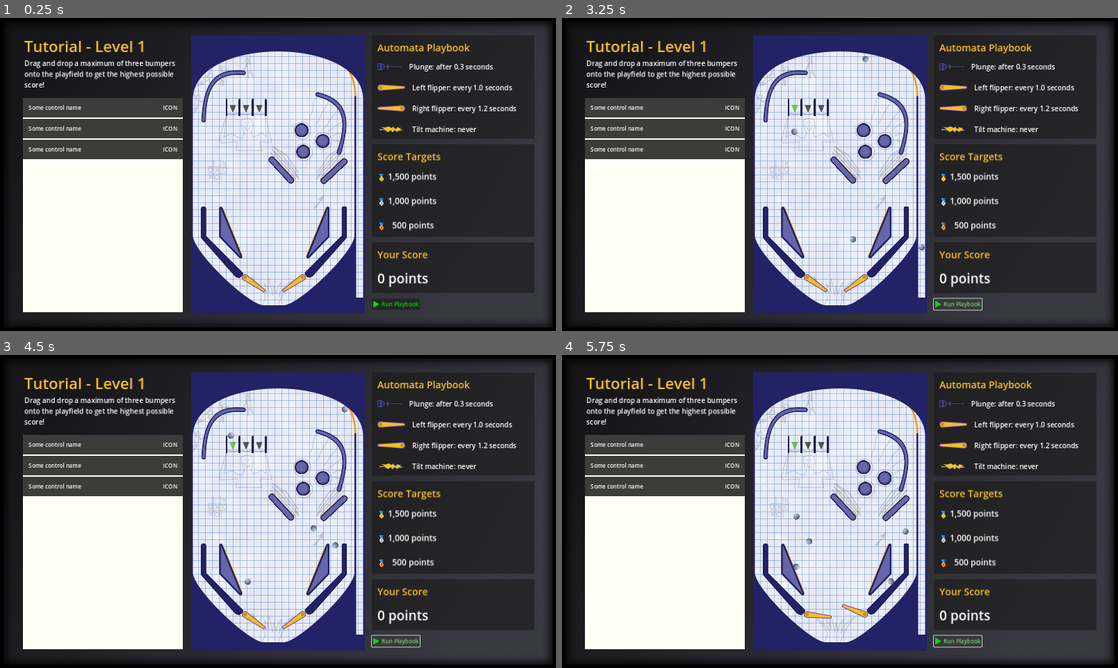
Above: before the commit, frames 1-4 (two rows, left to right).
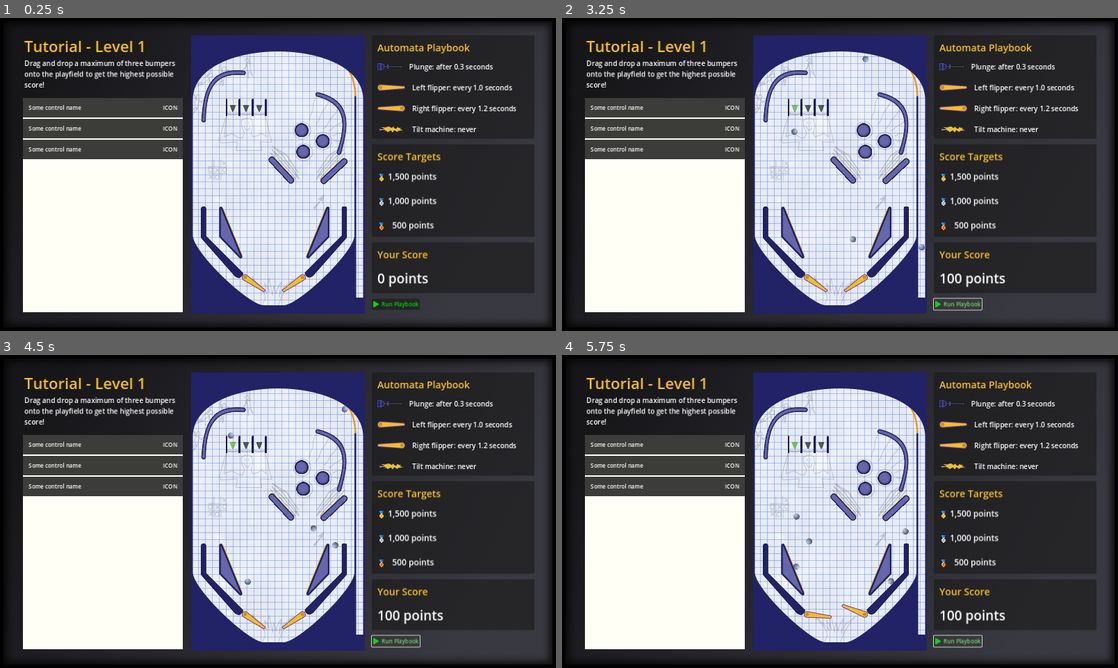
Above: after the commit, the same moments.

Repository: pincrediball/pincrediball
Game: Godot game, scene res://main.tscn
Same seed, same stepped clock (60 frames per second), same inputs: the game is played once before the commit and once after it.
Inputs:
- Up to frame 1 (0.25 s): no input
- Up to frame 2 (3.25 s): click "Run Playbook" at 0.5 s; click "Run Playbook" at 1.25 s; click "Run Playbook" at 2 s; tap Enter at 2.75 s
- Up to frame 3 (4.5 s): tap Space at 3.5 s
- Up to frame 4 (5.75 s): no input

The runs differ from the first frame. In frame 2, 0.3% of the frame differs, in the area x 67-80%, y 81-86%; in frame 3, 0.3%; in frame 4, 0.3%, in the area x 43-80%, y 58-86%.

Commit message:
Allow gate resetting

Diff:
--- a/src/game.tscn
+++ b/src/game.tscn
@@ -128,13 +128,6 @@
 icon = ExtResource("7_cys07")
 
 [node name="machine" parent="." instance=ExtResource("1_b3inv")]
-clip_contents = false
-layout_mode = 2
-offset_left = 550.0
-offset_top = 50.0
-offset_right = 1050.0
-offset_bottom = 850.0
-grow_horizontal = 2
-grow_vertical = 2
+position = Vector2(550, 50)
 
 [connection signal="button_up" from="CenterContainer/HBoxContainer/MarginContainer/RightSide/HBoxContainer/Button" to="." method="_on_button_button_up"]
--- a/src/game/tutorial/bumper_circle.tscn
+++ b/src/game/tutorial/bumper_circle.tscn
@@ -1,4 +1,4 @@
-[gd_scene load_steps=5 format=3]
+[gd_scene load_steps=5 format=3 uid="uid://dc105khs43s1f"]
 
 [ext_resource type="Texture2D" uid="uid://6v4wgckwjtxt" path="res://art/game/tutorial/component_bumper_circle.png" id="1_5uneb"]
 [ext_resource type="PhysicsMaterial" uid="uid://bb6n2li1maglm" path="res://game/tutorial/bumper_physics_material.tres" id="1_7mnp0"]
--- a/src/game/tutorial/bumper_pill.tscn
+++ b/src/game/tutorial/bumper_pill.tscn
@@ -1,4 +1,4 @@
-[gd_scene load_steps=6 format=3]
+[gd_scene load_steps=6 format=3 uid="uid://kvmadlhddsv6"]
 
 [ext_resource type="Texture2D" uid="uid://c0uymxosrxkko" path="res://art/game/tutorial/component_bumper_pill.png" id="1_b71sv"]
 [ext_resource type="PhysicsMaterial" uid="uid://bb6n2li1maglm" path="res://game/tutorial/bumper_physics_material.tres" id="1_f6wnl"]
--- a/src/game/tutorial/gate.gd
+++ b/src/game/tutorial/gate.gd
@@ -17,3 +17,6 @@
 	if not isActivated and body.is_in_group("isBall") && (body as RigidBody2D).linear_velocity.y > 0:
 		isActivated = true
 		Scoring.add_score(BASE_SCORE)
+
+func resetPinballComponent():
+	isActivated = false
--- a/src/game/tutorial/gate.tscn
+++ b/src/game/tutorial/gate.tscn
@@ -11,7 +11,7 @@
 [sub_resource type="RectangleShape2D" id="RectangleShape2D_sk03s"]
 size = Vector2(31, 16)
 
-[node name="Gate" type="StaticBody2D"]
+[node name="Gate" type="StaticBody2D" groups=["isResettablePinballComponent"]]
 script = ExtResource("1_am2rc")
 
 [node name="Sprite2DWalls" type="Sprite2D" parent="."]
--- a/src/game/tutorial/machine.gd
+++ b/src/game/tutorial/machine.gd
@@ -1,4 +1,4 @@
-extends PanelContainer
+extends Node2D
 
 var ballScene = preload("res://game/ball.tscn")
 var ballStartPosition: Vector2 = Vector2(485, 730)
@@ -9,6 +9,7 @@
 
 func play(levelPlaybook):
 	get_tree().paused = false
+	get_tree().call_group("isResettablePinballComponent", "resetPinballComponent")
 	$FlipperLeft.reset(levelPlaybook.flipper_left_interval)
 	$FlipperRight.reset(levelPlaybook.flipper_right_interval)
 	get_tree().create_timer(levelPlaybook.plunge_delay).connect("timeout", plunge)
--- a/src/game/tutorial/machine.tscn
+++ b/src/game/tutorial/machine.tscn
@@ -9,24 +9,24 @@
 [ext_resource type="Texture2D" uid="uid://cs603d3w4khyh" path="res://art/game/tutorial/flipper_lane.png" id="6_lvykr"]
 [ext_resource type="Texture2D" uid="uid://bow6uwf786rd2" path="res://art/game/tutorial/plunger_gate.png" id="7_tk6d3"]
 [ext_resource type="PackedScene" uid="uid://c2ikokn6p8d5d" path="res://game/tutorial/sling.tscn" id="8_hrvvv"]
-[ext_resource type="PackedScene" path="res://game/tutorial/bumper_circle.tscn" id="9_my46d"]
-[ext_resource type="PackedScene" path="res://game/tutorial/bumper_pill.tscn" id="10_jp6k0"]
+[ext_resource type="PackedScene" uid="uid://dc105khs43s1f" path="res://game/tutorial/bumper_circle.tscn" id="9_my46d"]
+[ext_resource type="PackedScene" uid="uid://kvmadlhddsv6" path="res://game/tutorial/bumper_pill.tscn" id="10_jp6k0"]
 [ext_resource type="PackedScene" uid="uid://byehi30jmar2b" path="res://game/tutorial/gate.tscn" id="12_g6mh8"]
 [ext_resource type="PackedScene" uid="uid://b8u0euuf01b5s" path="res://game/tutorial/wall_corner.tscn" id="12_i07d3"]
 
 [sub_resource type="RectangleShape2D" id="RectangleShape2D_uvr46"]
 size = Vector2(90, 12)
 
-[node name="Machine" type="PanelContainer"]
-clip_contents = true
-custom_minimum_size = Vector2(500, 800)
+[node name="Machine" type="Node2D"]
 script = ExtResource("1_07uey")
 
 [node name="ColorRect" type="ColorRect" parent="."]
-layout_mode = 2
+offset_right = 500.0
+offset_bottom = 800.0
 
 [node name="TextureRect" type="TextureRect" parent="."]
-layout_mode = 2
+offset_right = 500.0
+offset_bottom = 800.0
 texture = ExtResource("2_jtvk6")
 stretch_mode = 1
 
@@ -73,7 +73,8 @@
 
 [node name="RightGuide" type="StaticBody2D" parent="."]
 position = Vector2(475, 0)
-scale = Vector2(-1, 1)
+rotation = -3.14159
+scale = Vector2(1, -1)
 
 [node name="Sprite2D_LeftGuide" type="Sprite2D" parent="RightGuide"]
 position = Vector2(87.7, 594.2)
@@ -106,49 +107,51 @@
 
 [node name="FlipperRight" parent="." instance=ExtResource("4_6pi0p")]
 position = Vector2(321, 696)
-scale = Vector2(-1, 1)
+rotation = -3.14159
+scale = Vector2(1, -1)
 
 [node name="SlingLeft" parent="." instance=ExtResource("8_hrvvv")]
 position = Vector2(114, 567)
 
 [node name="SlingRight" parent="." instance=ExtResource("8_hrvvv")]
 position = Vector2(365, 567)
-scale = Vector2(-1, 1)
+rotation = -3.14159
+scale = Vector2(1, -1)
 
-[node name="BumperCircle" parent="." instance=ExtResource("9_my46d")]
+[node name="BumperCircle" parent="." groups=["PlayerControlledComponent"] instance=ExtResource("9_my46d")]
 position = Vector2(318, 273)
 
-[node name="BumperCircle2" parent="." instance=ExtResource("9_my46d")]
+[node name="BumperCircle2" parent="." groups=["PlayerControlledComponent"] instance=ExtResource("9_my46d")]
 position = Vector2(379, 304)
 
-[node name="BumperCircle3" parent="." instance=ExtResource("9_my46d")]
+[node name="BumperCircle3" parent="." groups=["PlayerControlledComponent"] instance=ExtResource("9_my46d")]
 position = Vector2(323, 335)
 
-[node name="BumperPill" parent="." instance=ExtResource("10_jp6k0")]
+[node name="BumperPill" parent="." groups=["PlayerControlledComponent"] instance=ExtResource("10_jp6k0")]
 position = Vector2(260, 387)
 rotation = -0.747004
 
-[node name="BumperPill2" parent="." instance=ExtResource("10_jp6k0")]
+[node name="BumperPill2" parent="." groups=["PlayerControlledComponent"] instance=ExtResource("10_jp6k0")]
 position = Vector2(411, 390)
 rotation = -2.32426
 
-[node name="Gate" parent="." instance=ExtResource("12_g6mh8")]
+[node name="Gate" parent="." groups=["PlayerControlledComponent"] instance=ExtResource("12_g6mh8")]
 position = Vector2(120, 208)
 
-[node name="Gate2" parent="." instance=ExtResource("12_g6mh8")]
+[node name="Gate2" parent="." groups=["PlayerControlledComponent"] instance=ExtResource("12_g6mh8")]
 position = Vector2(158, 208)
 
-[node name="Gate3" parent="." instance=ExtResource("12_g6mh8")]
+[node name="Gate3" parent="." groups=["PlayerControlledComponent"] instance=ExtResource("12_g6mh8")]
 position = Vector2(196, 208)
 
-[node name="WallCorner" parent="." instance=ExtResource("12_i07d3")]
+[node name="WallCorner" parent="." groups=["PlayerControlledComponent"] instance=ExtResource("12_i07d3")]
 position = Vector2(85, 166)
 rotation = 0.858154
 
-[node name="WallCorner2" parent="." instance=ExtResource("12_i07d3")]
+[node name="WallCorner2" parent="." groups=["PlayerControlledComponent"] instance=ExtResource("12_i07d3")]
 position = Vector2(406, 247)
-rotation = -0.507242
-scale = Vector2(-1, 1)
+rotation = 2.63435
+scale = Vector2(1, -1)
 
 [connection signal="body_entered" from="DrainGutterArea2D" to="." method="_on_drain_gutter_area_2d_body_entered"]
 [connection signal="body_exited" from="PlungerArea2D" to="." method="_on_plunger_area_2d_body_exited"]
